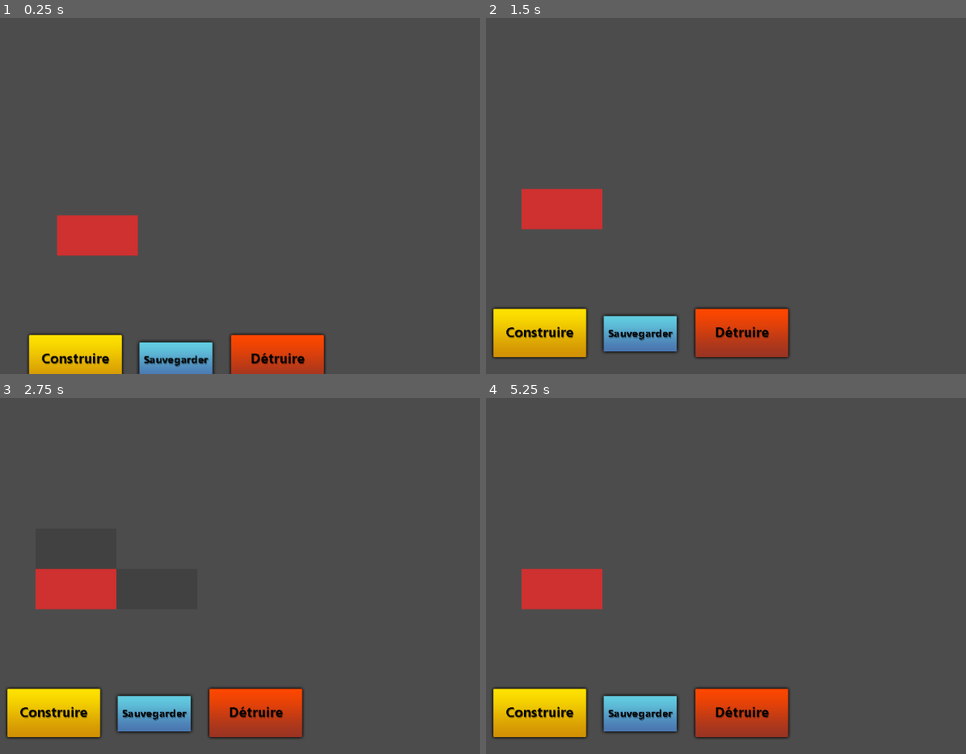
Above: before the commit, frames 1-4 (two rows, left to right).
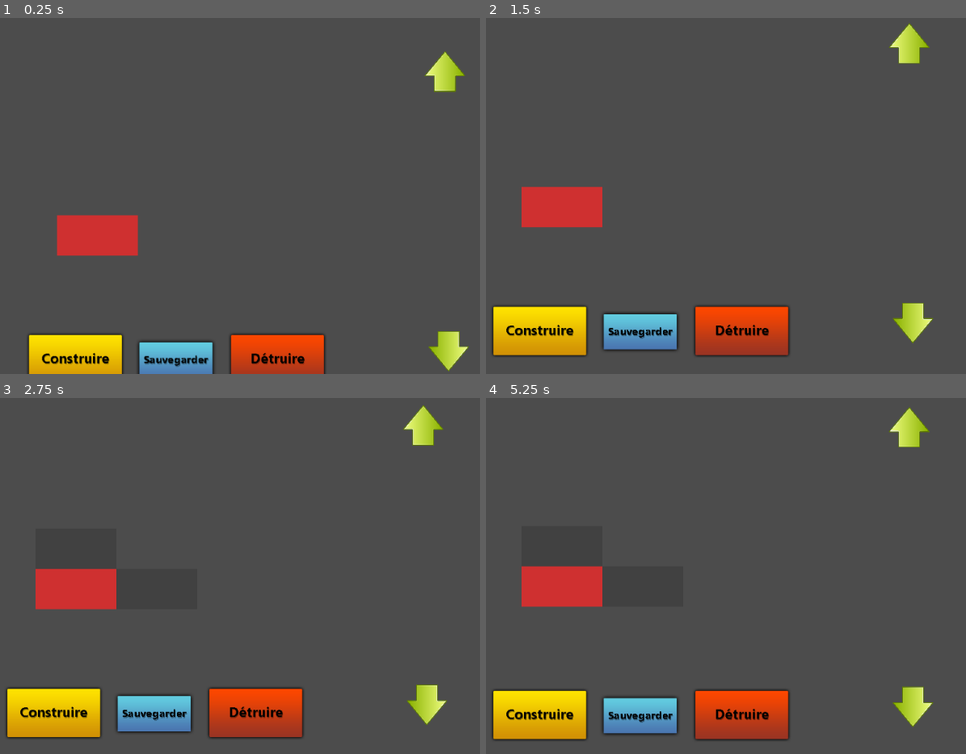
Above: after the commit, the same moments.

Repository: GeoffroyMuller/casino-manager
Game: Godot game, scene res://Scene/Main.tscn
Two runs of this game, one before a commit and one after it. Both use one fixed random seed, a clock stepped at 60 frames per second and the inputs below.
Inputs (mouse positions are in pixels of both pictures, inside the frame that each line leads up to):
- Up to frame 1 (0.25 s): no input
- Up to frame 2 (1.5 s): click (918, 331) at 0.52 s; click (908, 46) at 1.27 s
- Up to frame 3 (2.75 s): click (52, 711) at 2 s
- Up to frame 4 (5.25 s): click (740, 711) at 2.75 s; click (538, 711) at 3.5 s; click (740, 711) at 4.25 s; click (913, 704) at 5.02 s

The runs differ from the first frame. In frame 1, 1.0% of the frame differs, in the area x 88-98%, y 9-100%; in frame 2, 3.2%, in the area x 1-94%, y 1-96%; in frame 3, 1.0%; in frame 4, 3.0%.

Commit message:
change up down system

Diff:
--- a/Scene/Main.tscn
+++ b/Scene/Main.tscn
@@ -11,11 +11,9 @@
 [ext_resource path="res://Sprite/Buttons/ConstruireAp.png" type="Texture" id=9]
 [ext_resource path="res://Sprite/Buttons/Detruire.png" type="Texture" id=10]
 [ext_resource path="res://Sprite/Buttons/DetruireAp.png" type="Texture" id=11]
-[ext_resource path="res://Scene/Script/lostClick.gd" type="Script" id=12]
-[ext_resource path="res://Sound/Pickup_Coin.wav" type="AudioStream" id=13]
-
-[sub_resource type="RectangleShape2D" id=2]
-extents = Vector2( 405.248, 11.9343 )
+[ext_resource path="res://Sprite/arrow.png" type="Texture" id=12]
+[ext_resource path="res://Scene/Script/lostClick.gd" type="Script" id=13]
+[ext_resource path="res://Sound/Pickup_Coin.wav" type="AudioStream" id=14]
 
 [sub_resource type="RectangleShape2D" id=1]
 extents = Vector2( 1280.73, 922.542 )
@@ -40,24 +38,6 @@
 drag_margin_v_enabled = false
 smoothing_enabled = true
 script = ExtResource( 3 )
-
-[node name="cameraUp" type="Area2D" parent="allRoom/Camera2D"]
-position = Vector2( 0, -300 )
-
-[node name="CollisionShape2D" type="CollisionShape2D" parent="allRoom/Camera2D/cameraUp"]
-shape = SubResource( 2 )
-
-[node name="TimerCameraUp" type="Timer" parent="allRoom/Camera2D/cameraUp"]
-wait_time = 0.01
-
-[node name="cameraDown" type="Area2D" parent="allRoom/Camera2D"]
-position = Vector2( 0, 300 )
-
-[node name="TimerCameraDown" type="Timer" parent="allRoom/Camera2D/cameraDown"]
-wait_time = 0.01
-
-[node name="CollisionShape2D" type="CollisionShape2D" parent="allRoom/Camera2D/cameraDown"]
-shape = SubResource( 2 )
 
 [node name="RoomsMenu" parent="allRoom/Camera2D" instance=ExtResource( 4 )]
 visible = false
@@ -95,25 +75,63 @@
 texture_normal = ExtResource( 10 )
 texture_pressed = ExtResource( 11 )
 
+[node name="downButton" type="TextureButton" parent="allRoom/Camera2D"]
+editor/display_folded = true
+margin_left = 460.0
+margin_top = 190.0
+margin_right = 1100.0
+margin_bottom = 830.0
+rect_rotation = 90.0
+rect_scale = Vector2( 0.1, 0.1 )
+texture_normal = ExtResource( 12 )
+
+[node name="TimerDown" type="Timer" parent="allRoom/Camera2D/downButton"]
+wait_time = 0.01
+
+[node name="upButton" type="TextureButton" parent="allRoom/Camera2D"]
+editor/display_folded = true
+margin_left = 390.0
+margin_top = -190.0
+margin_right = 1030.0
+margin_bottom = 450.0
+rect_rotation = -90.0
+rect_scale = Vector2( 0.1, 0.1 )
+texture_normal = ExtResource( 12 )
+
+[node name="TimerUp" type="Timer" parent="allRoom/Camera2D/upButton"]
+wait_time = 0.01
+
+[node name="gameSavedLabel" type="Label" parent="allRoom/Camera2D"]
+visible = false
+margin_left = -141.487
+margin_top = -67.2527
+margin_right = 141.513
+margin_bottom = 5.74731
+text = "Partie sauvegardé"
+align = 1
+valign = 1
+uppercase = true
+
 [node name="lostClick" type="Area2D" parent="."]
-script = ExtResource( 12 )
+script = ExtResource( 13 )
 
 [node name="CollisionShape2D" type="CollisionShape2D" parent="lostClick"]
-position = Vector2( 98.9079, 83.4535 )
+visible = false
+position = Vector2( 100.958, 83.4535 )
 shape = SubResource( 1 )
 
 [node name="SoundPlayer" type="AudioStreamPlayer2D" parent="."]
-stream = ExtResource( 13 )
+stream = ExtResource( 14 )
 attenuation = 2.14354
 bus = "Sound Bus"
 
-[connection signal="mouse_entered" from="allRoom/Camera2D/cameraUp" to="allRoom/Camera2D" method="_on_cameraUp_mouse_entered"]
-[connection signal="mouse_exited" from="allRoom/Camera2D/cameraUp" to="allRoom/Camera2D" method="_on_cameraUp_mouse_exited"]
-[connection signal="timeout" from="allRoom/Camera2D/cameraUp/TimerCameraUp" to="allRoom/Camera2D" method="_on_TimerCameraUp_timeout"]
-[connection signal="mouse_entered" from="allRoom/Camera2D/cameraDown" to="allRoom/Camera2D" method="_on_cameraDown_mouse_entered"]
-[connection signal="mouse_exited" from="allRoom/Camera2D/cameraDown" to="allRoom/Camera2D" method="_on_cameraDown_mouse_exited"]
-[connection signal="timeout" from="allRoom/Camera2D/cameraDown/TimerCameraDown" to="allRoom/Camera2D" method="_on_TimerCameraDown_timeout"]
 [connection signal="room_selected" from="allRoom/Camera2D/RoomsMenu" to="." method="onObjectSelected"]
 [connection signal="pressed" from="allRoom/Camera2D/SaveButton" to="allRoom/Camera2D/SaveButton" method="_on_TextureButton_pressed"]
 [connection signal="pressed" from="allRoom/Camera2D/buildButton" to="." method="_on_buildButton_pressed"]
+[connection signal="button_down" from="allRoom/Camera2D/downButton" to="allRoom/Camera2D" method="_on_downButton_button_down"]
+[connection signal="button_up" from="allRoom/Camera2D/downButton" to="allRoom/Camera2D" method="_on_downButton_button_up"]
+[connection signal="timeout" from="allRoom/Camera2D/downButton/TimerDown" to="allRoom/Camera2D" method="_on_TimerDown_timeout"]
+[connection signal="button_down" from="allRoom/Camera2D/upButton" to="allRoom/Camera2D" method="_on_upButton_button_down"]
+[connection signal="button_up" from="allRoom/Camera2D/upButton" to="allRoom/Camera2D" method="_on_upButton_button_up"]
+[connection signal="timeout" from="allRoom/Camera2D/upButton/TimerUp" to="allRoom/Camera2D" method="_on_TimerUp_timeout"]
 [connection signal="exit_all" from="lostClick" to="." method="_on_lostClick_exit_all"]
--- a/Scene/Script/Camera2D.gd
+++ b/Scene/Script/Camera2D.gd
@@ -11,35 +11,35 @@
 func _ready():
 	pass # Replace with function body.
 
-func _on_cameraUp_mouse_entered():
-	camera_up_hover = true
-	$cameraUp/TimerCameraUp.start()
+func _on_downButton_button_down():
+	camera_down_hover = true
+	$downButton/TimerDown.start()
 	pass # Replace with function body.
 
 
-func _on_TimerCameraUp_timeout():
+func _on_downButton_button_up():
+	camera_down_hover = false
+	$downButton/TimerDown.stop()
+	pass # Replace with function body.
+
+
+func _on_upButton_button_down():
+	camera_up_hover = true
+	$upButton/TimerUp.start()
+	pass # Replace with function body.
+
+
+func _on_upButton_button_up():
+	$upButton/TimerUp.stop()
+	camera_up_hover = false
+	pass # Replace with function body.
+
+
+func _on_TimerUp_timeout():
 	self.move_local_y(-2)
 	pass # Replace with function body.
 
 
-func _on_cameraUp_mouse_exited():
-	$cameraUp/TimerCameraUp.stop()
-	camera_up_hover = false
-	pass # Replace with function body.
-
-
-func _on_TimerCameraDown_timeout():
+func _on_TimerDown_timeout():
 	self.move_local_y(2)
 	pass # Replace with function body.
-
-
-func _on_cameraDown_mouse_entered():
-	camera_down_hover = true
-	$cameraDown/TimerCameraDown.start()
-	pass # Replace with function body.
-
-
-func _on_cameraDown_mouse_exited():
-	camera_down_hover = false
-	$cameraDown/TimerCameraDown.stop()
-	pass # Replace with function body.
Binary file added: Sprite/arrow.png
Not shown, added: Sprite/arrow.png.import
Not shown, changed: export_presets.cfg
